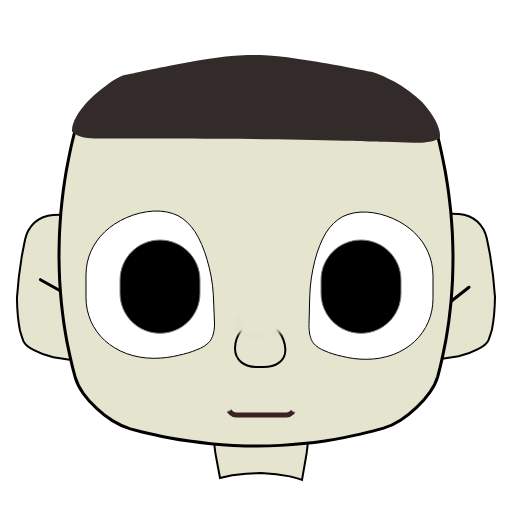
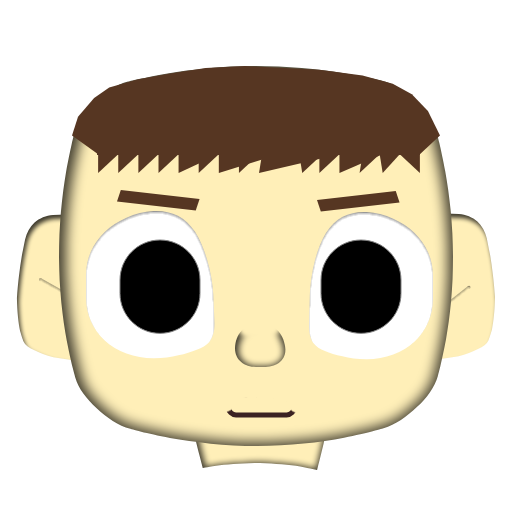
The second 512×512 image is a revision of the first. Changes to its layers:
painted on "head-shape", unmasked it over [59, 66, 453, 446]
